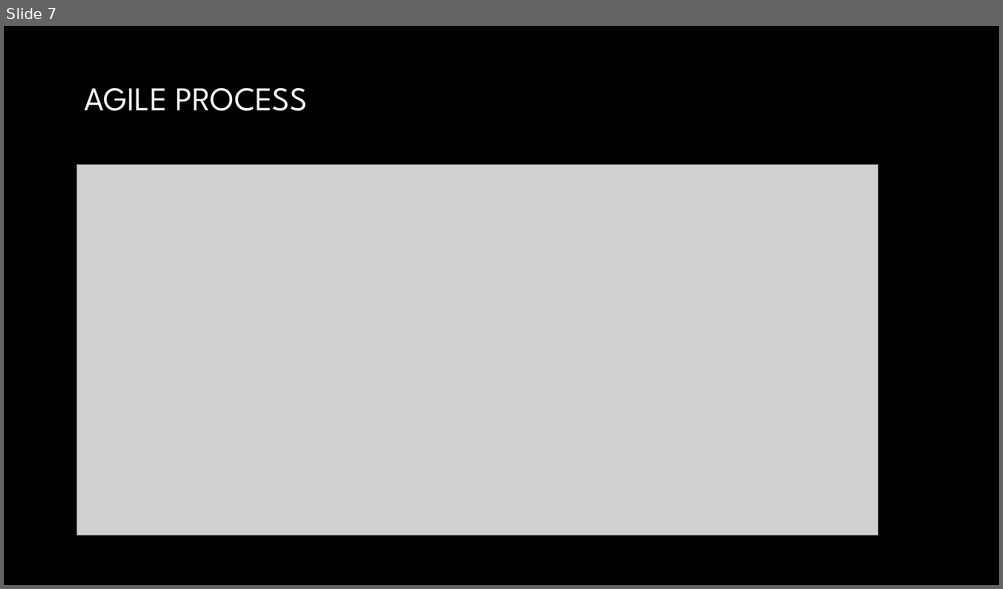
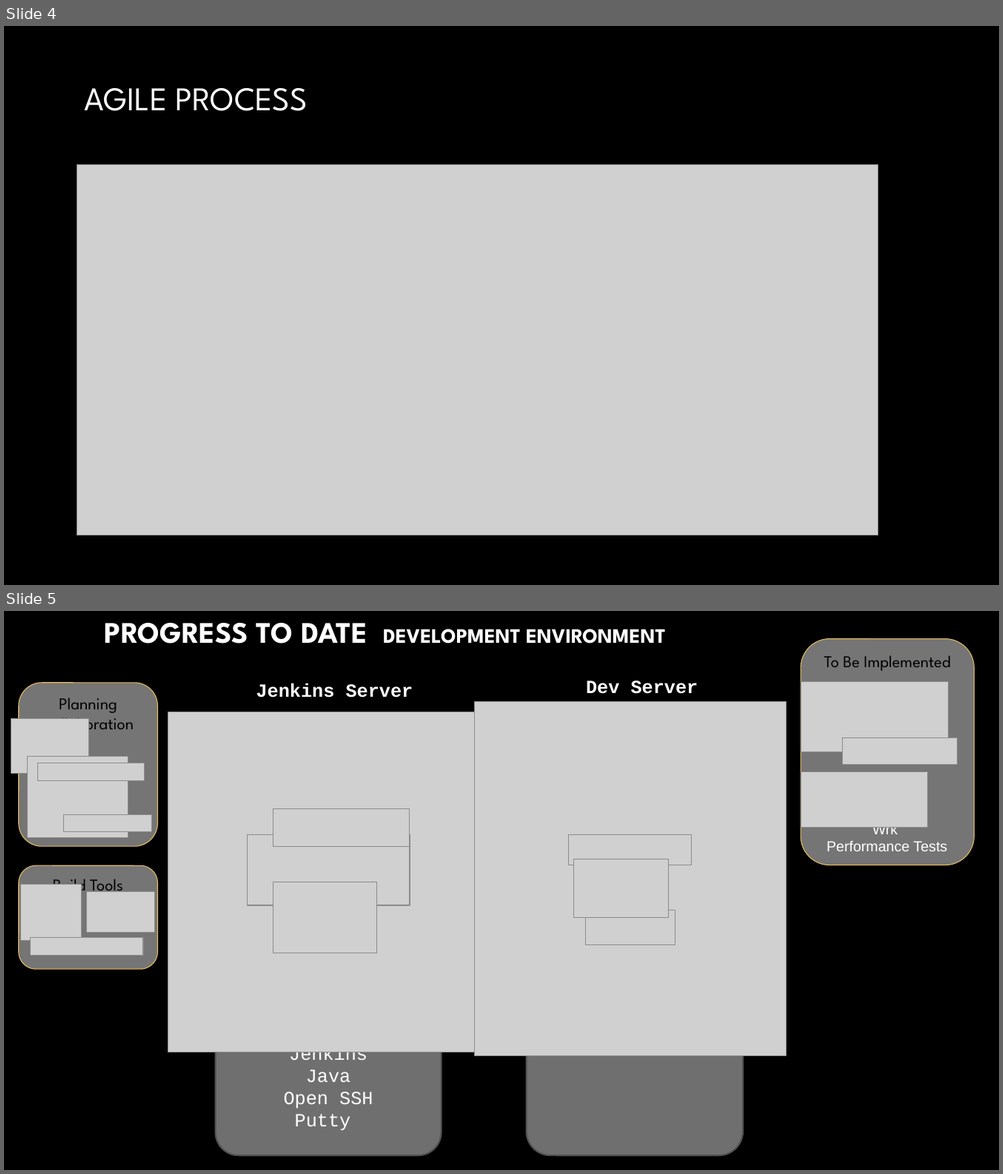
Before and after one commit to rlennon/CrowSoft, a slide deck: Documentation/CrowSoft.pptx. Shown one above the other, each under a label of ours: slide 7 before the commit, slides 4 and 5 after it. The pictures are 1003x589 and 1003x1174 pixels, drawn with LibreOffice and Linux fonts; fonts in the diff are those of the drawing; grey boxes stand for pictures; background and template pictures are left out. Boxes give left, top, right and bottom in pixels: in the first picture for what was removed or moved away, otherwise in the second. Text is boxed around its words. In the diff, an @@ line names an element or a change of style, - is before the commit and + after.

```diff
--- a/Documentation/CrowSoft.pptx
+++ b/Documentation/CrowSoft.pptx
@@ slide 5 added at <box>4,611,999,1170</box>, background picture (left out) @@
@@ title added at <box>105,623,666,644</box>, 19.8 pt, text gradient #FFFFFF to #A6A6A6, bold @@
+PROGRESS TO DATE DEVELOPMENT ENVIRONMENT
@@ rounded rectangle added at <box>801,638,974,866</box>, fill #767676, outline #E7BF5F 0.75 pt, 16 pt, text #000000 @@
+To Be Implemented
@@ rounded rectangle added at <box>19,683,158,847</box>, fill #767676, outline #E7BF5F 0.75 pt, 16 pt, text #000000 @@
+Planning
+Collaboration
@@ text added at <box>256,684,413,698</box>, 18 pt, text #FFFFFF, bold @@
+Jenkins Server
@@ text added at <box>586,681,698,694</box>, 18 pt, text #FFFFFF, bold @@
+Dev Server
@@ picture added at <box>801,682,948,752</box> @@
@@ picture added at <box>11,719,89,774</box> @@
@@ picture added at <box>168,712,483,1053</box> @@
@@ picture added at <box>474,701,786,1056</box> @@
@@ picture added at <box>842,738,958,765</box> @@
@@ picture added at <box>27,757,127,838</box> @@
@@ picture added at <box>37,763,145,780</box> @@
@@ picture added at <box>801,772,928,827</box> @@
@@ picture added at <box>273,809,410,847</box> @@
@@ picture added at <box>64,815,152,832</box> @@
@@ text added at <box>826,823,947,851</box>, 14 pt, text #FFFFFF @@
+Wrk
+Performance Tests
@@ picture added at <box>247,834,409,906</box> @@
@@ picture added at <box>569,834,692,866</box> @@
@@ rounded rectangle added at <box>19,866,158,970</box>, fill #767676, outline #E7BF5F 0.75 pt, 16 pt, text #000000 @@
+Build Tools
@@ picture added at <box>574,860,669,917</box> @@
@@ picture added at <box>21,884,82,941</box> @@
@@ picture added at <box>87,892,155,934</box> @@
@@ picture added at <box>273,883,377,954</box> @@
@@ picture added at <box>585,910,674,945</box> @@
@@ picture added at <box>30,938,144,956</box> @@
@@ rounded rectangle added at <box>215,1017,441,1156</box>, fill #6F6F6F, outline #525252 1.5 pt, 18 pt, text #FFFFFF @@
+Jenkins
+Java
+Open SSH
+Putty
@@ rounded rectangle added at <box>526,1017,743,1156</box>, fill #6F6F6F, outline #525252 1.5 pt @@
@@ what was slide 7 is now slide 4 @@
```
Also in this commit, not shown: 4 slides changed, 1 other slide added, 3 slides removed.
